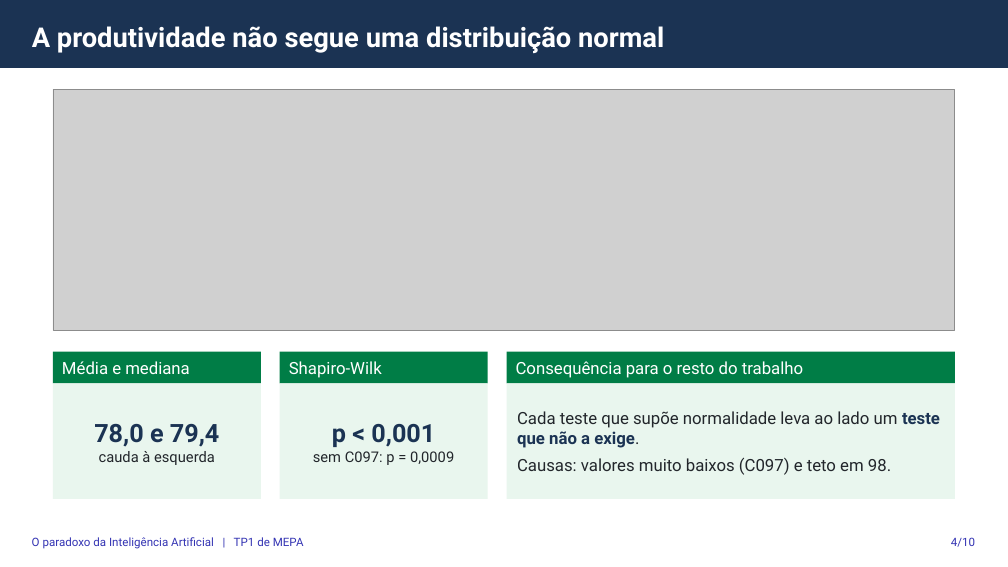
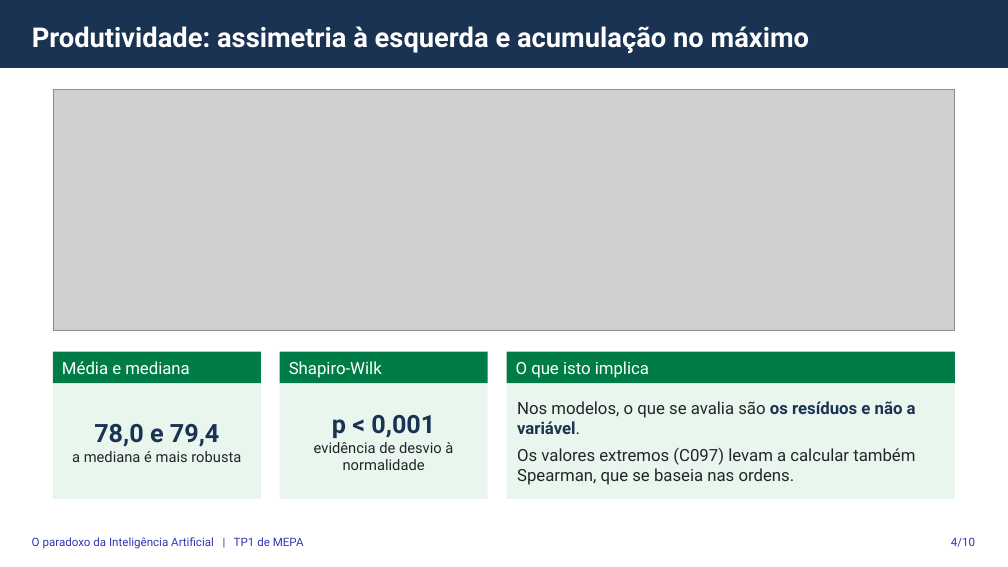
Before and after one commit to gcoutinho-ipca/tp1-mepa-ia-produtividade, a slide deck: slide 4 of Apresentacao_Defesa_TP1_MEPA.pptx. Drawn at 1008x567 pixels with LibreOffice and Linux fonts; fonts in the diff are those of the drawing; grey boxes stand for pictures. Boxes give left, top, right and bottom in pixels: in the first picture for what was removed or moved away, otherwise in the second. Text is boxed around its words. In the diff, an @@ line names an element or a change of style, - is before the commit and + after.

```diff
--- a/Apresentacao_Defesa_TP1_MEPA.pptx
+++ b/Apresentacao_Defesa_TP1_MEPA.pptx
@@ title at <box>32,26,809,53</box>: text changed @@
-A produtividade não segue uma distribuição normal
+Produtividade: assimetria à esquerda e acumulação no máximo
@@ text in rectangle at <box>516,361,649,378</box>: text changed @@
-Consequência para o resto do trabalho
+O que isto implica
@@ text in rectangle at <box>517,401,916,485</box>: text changed @@
-Cada teste que supõe normalidade leva ao lado um teste que não a exige.
-Causas: valores muito baixos (C097) e teto em 98.
+Nos modelos, o que se avalia são os resíduos e não a variável.
+Os valores extremos (C097) levam a calcular também Spearman, que se baseia nas ordens.
@@ text in rectangle at <box>314,442,453,470</box>: text changed @@
-sem C097: p = 0,0009
+evidência de desvio à normalidade
@@ text in rectangle at <box>72,451,241,462</box>: text changed @@
-cauda à esquerda
+a mediana é mais robusta
```
Also in this commit, not shown: 8 other slides changed, 5 other files.
